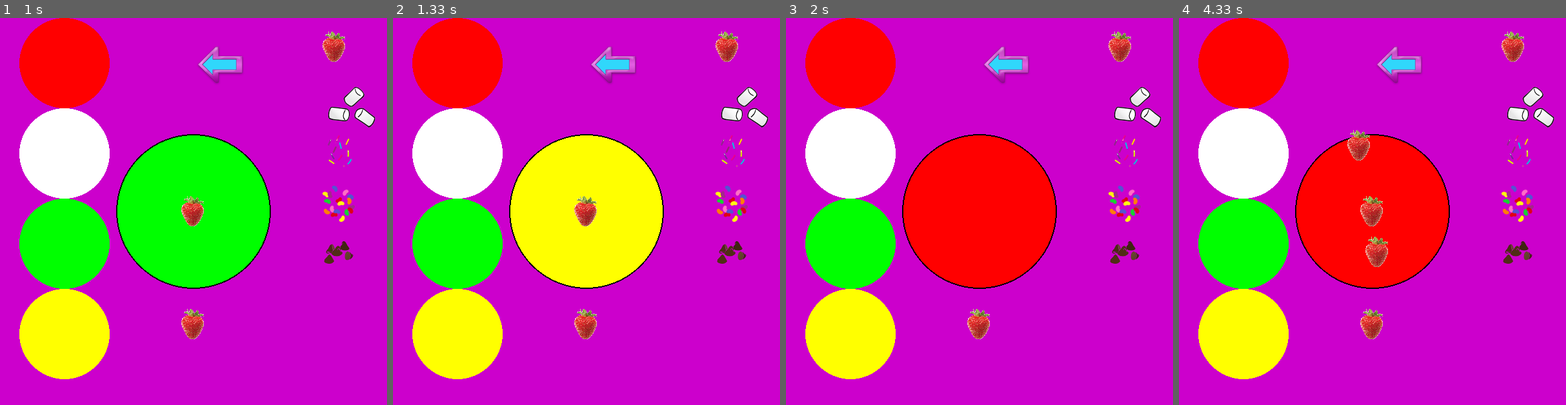
Above: before the commit, frames 1-4 (left to right).
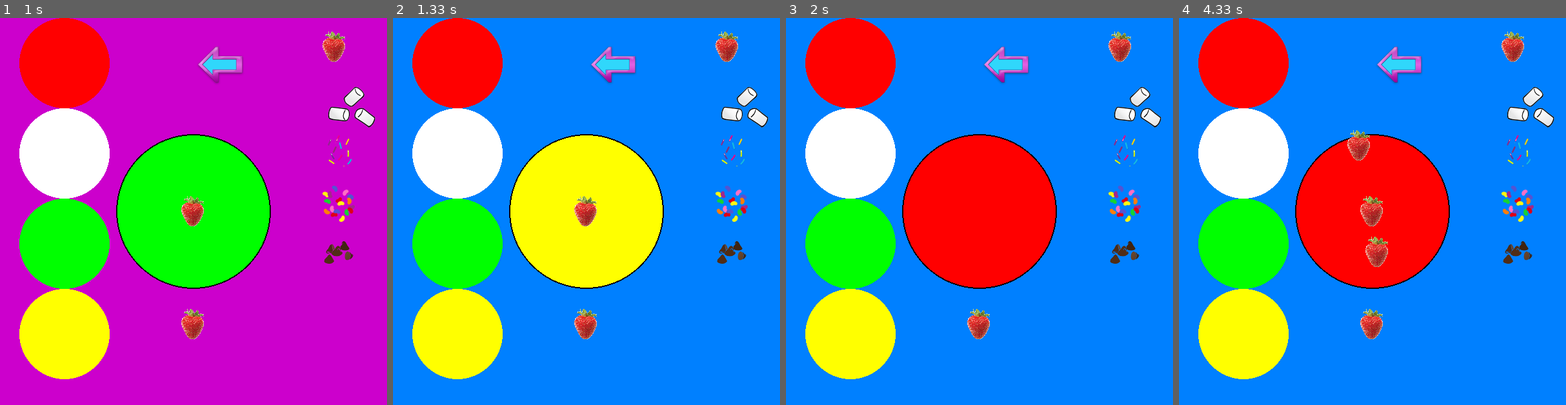
Above: after the commit, the same moments.

Repository: bennorth/cake-decoration-in-pygame
Game: pygame game, started from cake.py
The game is run twice, just before and just after one commit, with the same random seed, the same clock (stepped at 60 frames per second) and the same inputs.
Inputs (mouse positions are in pixels of both pictures, inside the frame that each line leads up to):
- Up to frame 1 (1 s): click (193, 211) at 0.38 s; click (100, 215) at 0.72 s
- Up to frame 2 (1.33 s): click (466, 304) at 1.05 s
- Up to frame 3 (2 s): click (878, 68) at 1.38 s; click (987, 79) at 1.72 s
- Up to frame 4 (4.33 s): click (1376, 250) at 2.05 s; click (1360, 145) at 2.38 s; click (1372, 211) at 2.72 s; click (1225, 126) at 3.05 s; click (1248, 250) at 3.38 s; click (1248, 161) at 3.72 s; click (1256, 79) at 4.05 s

Frame 1 is identical in both runs. In frame 2, 68% of the frame differs, in the area x 0-100%, y 0-100%; in frame 3, 68%; in frame 4, 68%.

Commit message:
move to new background colour every 1"

Diff:
--- a/cake.py
+++ b/cake.py
@@ -41,6 +41,7 @@
                       (0, 128, 255),
                       (204, 0, 102)]
 current_bg = 0
+times_used_bg = 0
 
 done = False
 while not done:
@@ -96,6 +97,15 @@
     # Redraw the background with its current colour
     screen.fill(pygame.Color(*background_colours[current_bg]))
 
+    # Is it time to move to a new background?
+    times_used_bg += 1
+    if times_used_bg == 30:
+        if current_bg == 2:
+            current_bg = 0
+        else:
+            current_bg += 1
+        times_used_bg = 0
+
     pygame.draw.circle(screen, pygame.Color(*current_icing_colour), (300, 300), 120, 0)
 
     pygame.draw.circle(screen, pygame.Color('black'), (300, 300), 120, 2)
